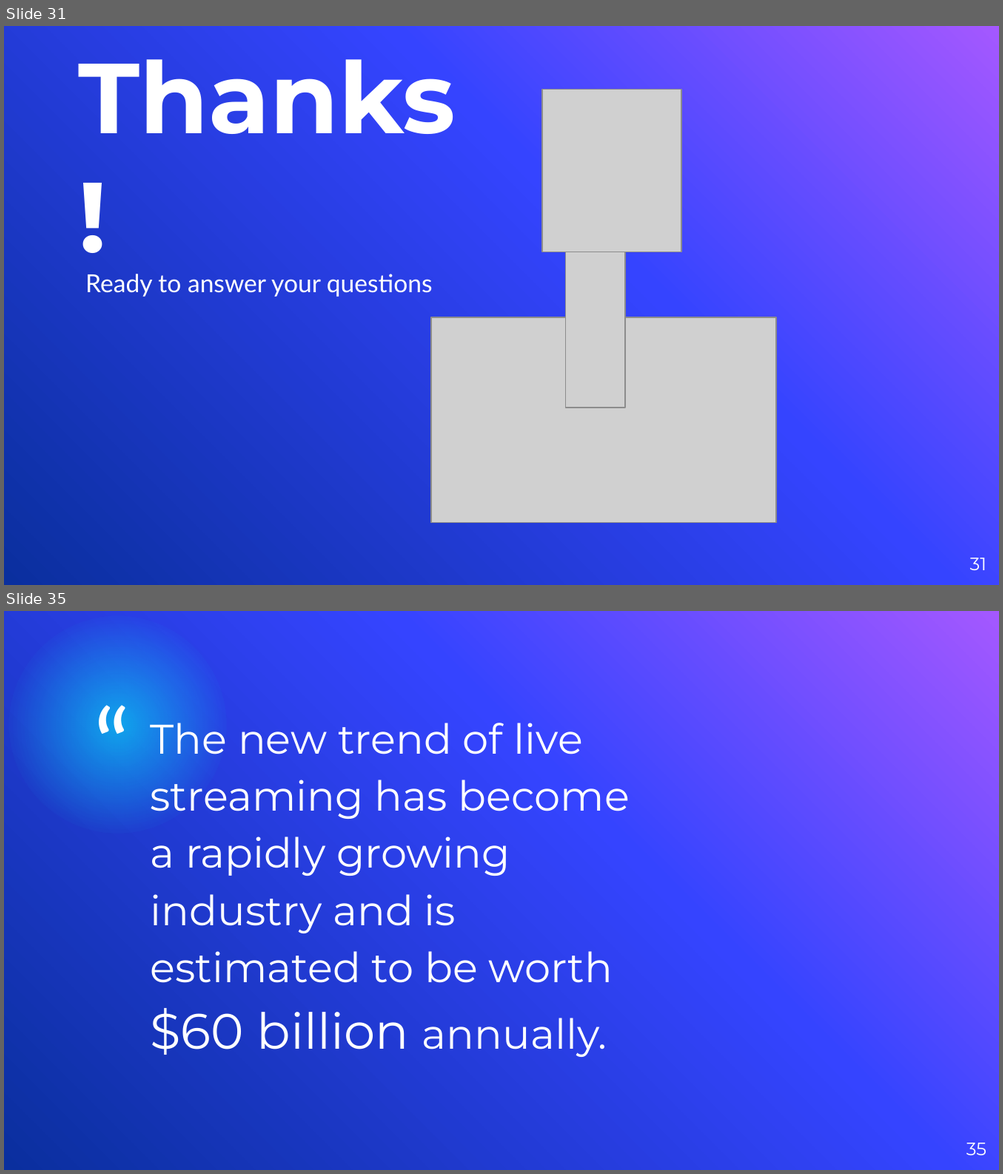
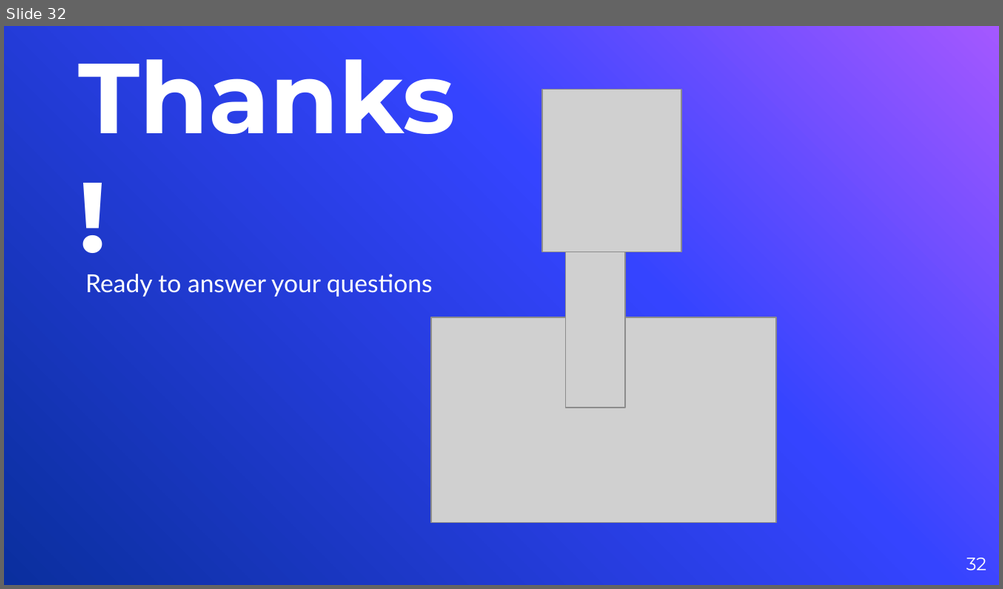
Before and after one commit to vyacheslav-polyakov/thesis, a slide deck: !Defense Slides.pptx. Shown one above the other, each under a label of ours: slides 31 and 35 before the commit, slide 32 after it; the slides between them are not shown. The pictures are 1003x1174 and 1003x589 pixels, drawn with LibreOffice and Linux fonts; fonts in the diff are those of the drawing; grey boxes stand for pictures; background and template pictures are left out. Boxes give left, top, right and bottom in pixels: in the first picture for what was removed or moved away, otherwise in the second. Text is boxed around its words. In the diff, an @@ line names an element or a change of style, - is before the commit and + after.

```diff
--- a/!Defense Slides.pptx
+++ b/!Defense Slides.pptx
@@ slide 35 removed at (4,611,999,1170), background picture (left out) @@
@@ ellipse removed at (9,616,227,834) @@
@@ text removed at (94,683,160,753) @@
-“
@@ text removed at (151,723,629,1057) @@
-The new trend of live streaming has become a rapidly growing industry and is estimated to be worth $60 billion annually.
@@ page number removed at (966,1143,986,1156) @@
-35
@@ what was slide 31 is now slide 32 @@
@@ page number at (966,558,986,571): text changed @@
-31
+32
```
Also in this commit, not shown: 4 slides changed, 3 slides added, 32 other slides removed, 6 other files.
